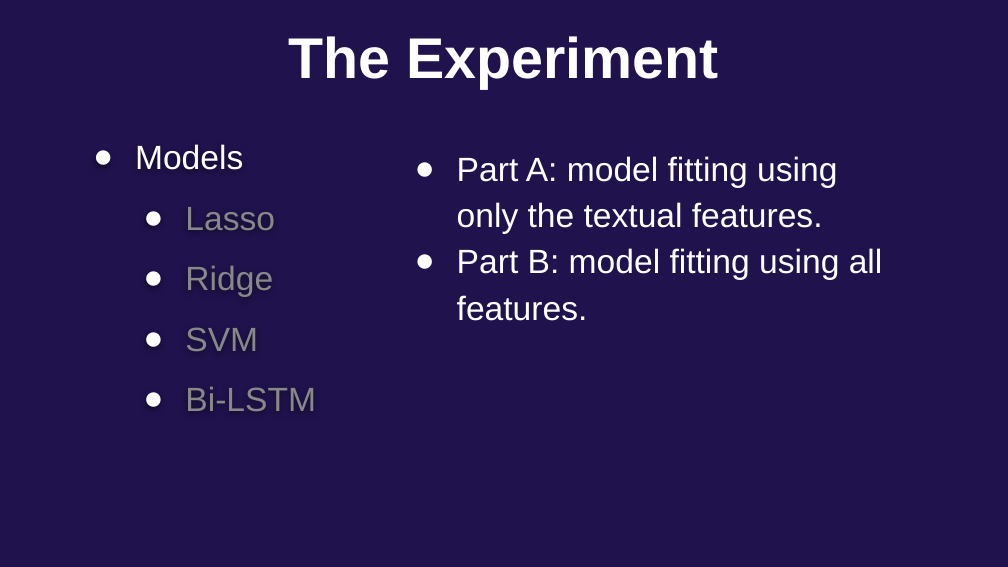
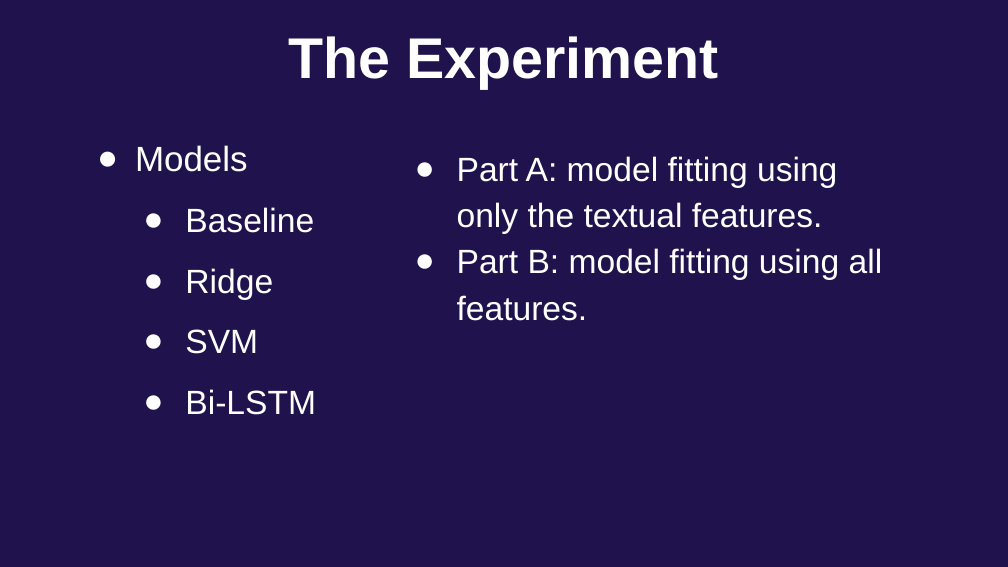
Before and after one commit to masdeval/seeclickfix, a slide deck: slide 11 of article/Predicting the urgency of urban issues.pptx (slide 9 before the commit). Drawn at 1008x567 pixels with LibreOffice and Linux fonts; fonts in the diff are those of the drawing; background and template pictures are left out. Boxes give left, top, right and bottom in pixels: in the first picture for what was removed or moved away, otherwise in the second. Text is boxed around its words. In the diff, an @@ line names an element or a change of style, - is before the commit and + after.

```diff
--- a/article/Predicting the urgency of urban issues.pptx
+++ b/article/Predicting the urgency of urban issues.pptx
@@ text at (135, 145, 316, 415): size 24 to 25 pt in "Models"; text colour #888888 to #FFFFFF in "Ridge", "SVM", "Bi-LSTM"; indent changed @@
@@ text at (185, 207, 314, 233): text changed; text colour #888888 to #FFFFFF @@
-  ● Lasso
+  ● Baseline
```
Also in this commit, not shown: 6 other slides changed, 10 slides added, 2 slides removed, 5 other files.
